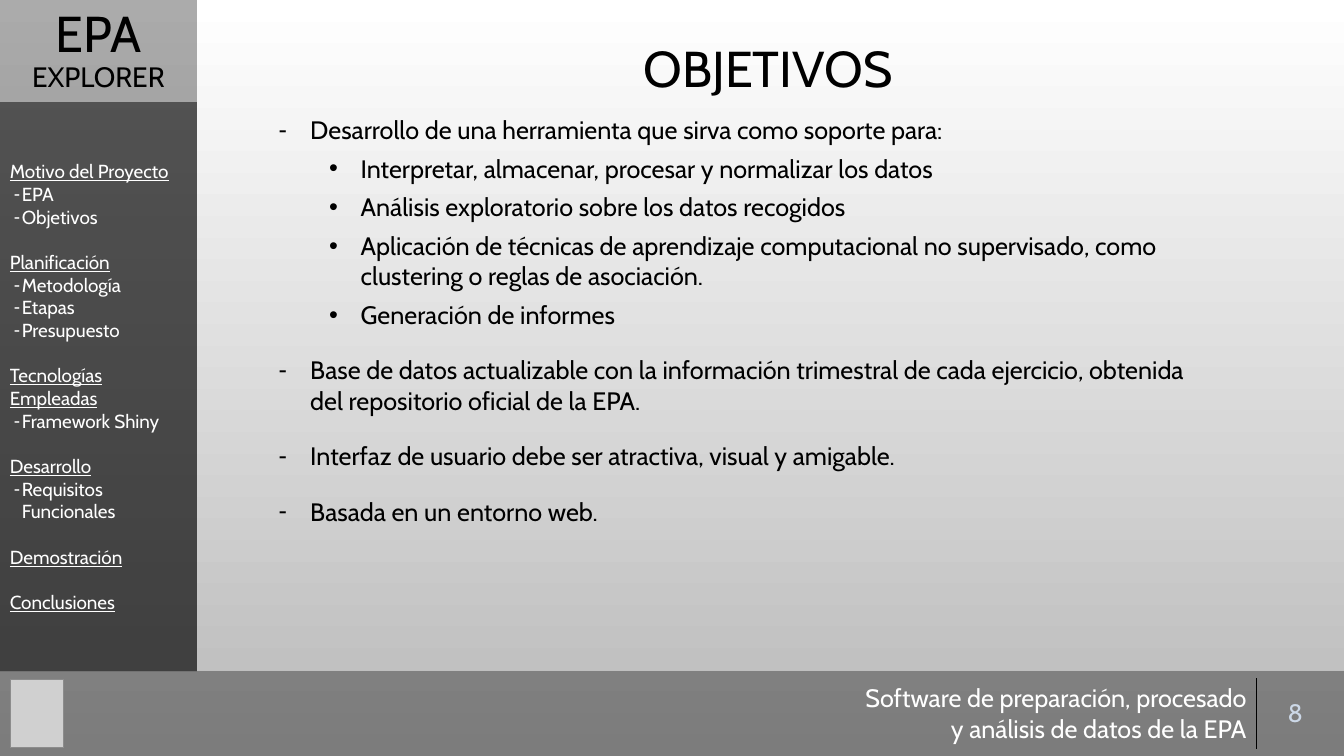
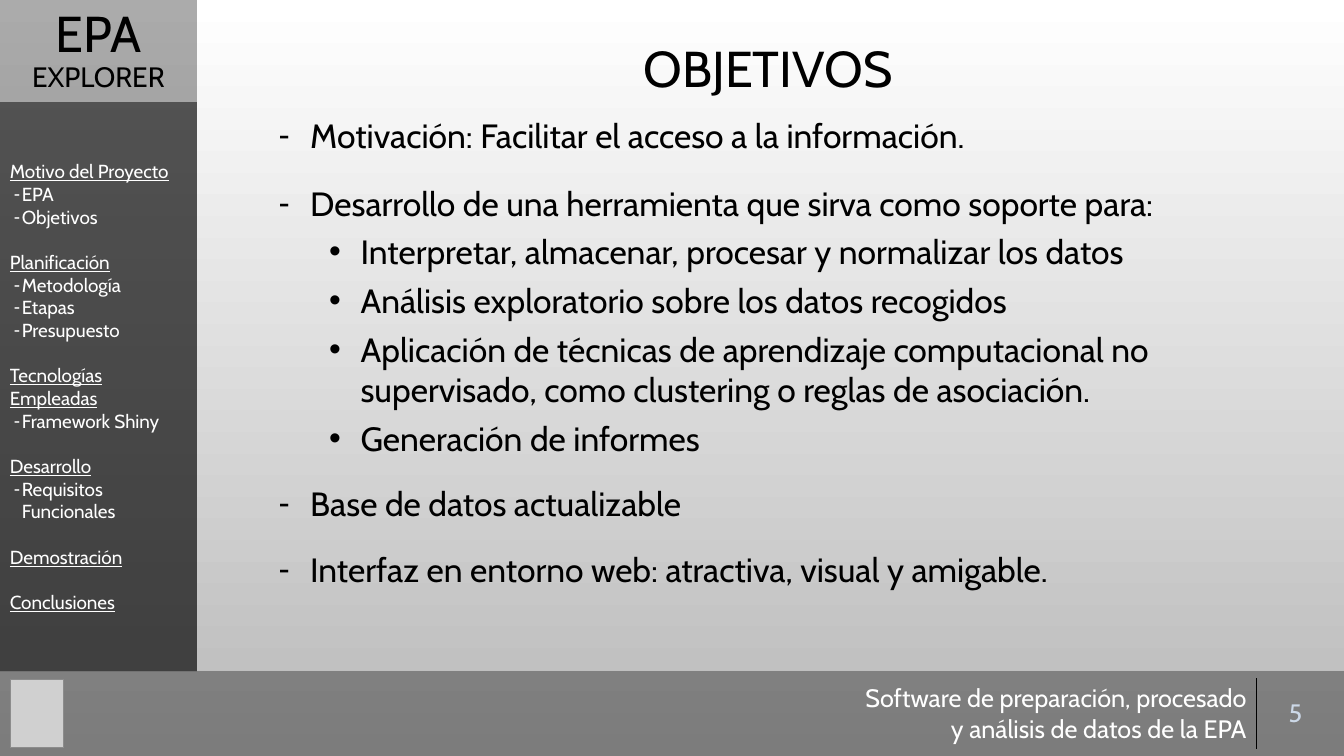
Before and after one commit to Gaulent/epa_explorer, a slide deck: slide 5 of mem/presentacion.pptx (slide 8 before the commit). Drawn at 1344x756 pixels with LibreOffice and Linux fonts; fonts in the diff are those of the drawing; grey boxes stand for pictures; background and template pictures are left out. Boxes give left, top, right and bottom in pixels: in the first picture for what was removed or moved away, otherwise in the second. Text is boxed around its words. In the diff, an @@ line names an element or a change of style, - is before the commit and + after.

```diff
--- a/mem/presentacion.pptx
+++ b/mem/presentacion.pptx
@@ text added at bbox=[310, 122, 965, 149], 24 pt, text #000000 @@
+– Motivación: Facilitar el acceso a la información.
@@ text "Desarrollo de una herramienta que ...": place and size @@
-text "Desarrollo de una herramienta que ..." at bbox=[310, 120, 1183, 522]
+text "Desarrollo de una herramienta que ..." at bbox=[310, 190, 1153, 590]
@@ text at bbox=[310, 190, 1153, 452]: size 18 to 24 pt in "Desarrollo de una herramienta que sirva como ...", "Interpretar, almacenar, procesar y normalizar los datos", "Análisis exploratorio sobre los datos recogidos", "Aplicación de técnicas de aprendizaje computacional no ..." and 1 more places @@
@@ text at bbox=[310, 491, 1048, 590]: text changed; size 18 to 24 pt @@
-– Base de datos actualizable con la información trimestral de cada ejercicio, obtenida del repositorio oficial de la EPA.
-– Interfaz de usuario debe ser atractiva, visual y amigable.
-– Basada en un entorno web.
+– Base de datos actualizable
+– Interfaz en entorno web: atractiva, visual y amigable.
@@ table at bbox=[846, 679, 1335, 749] @@
-row 1, column 2: 8
+row 1, column 2: 5
```
Also in this commit, not shown: 15 other slides changed, 1 slide added.
